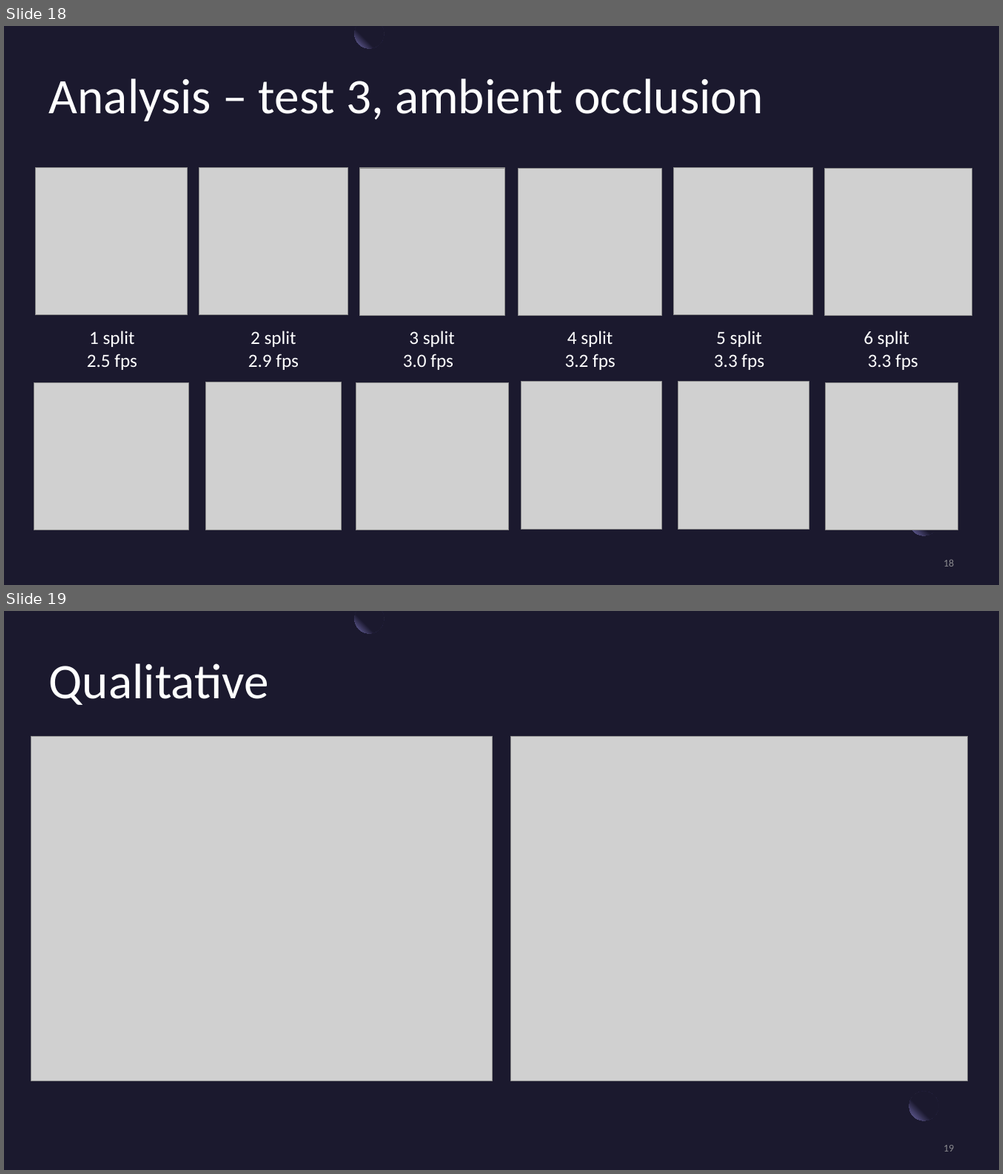
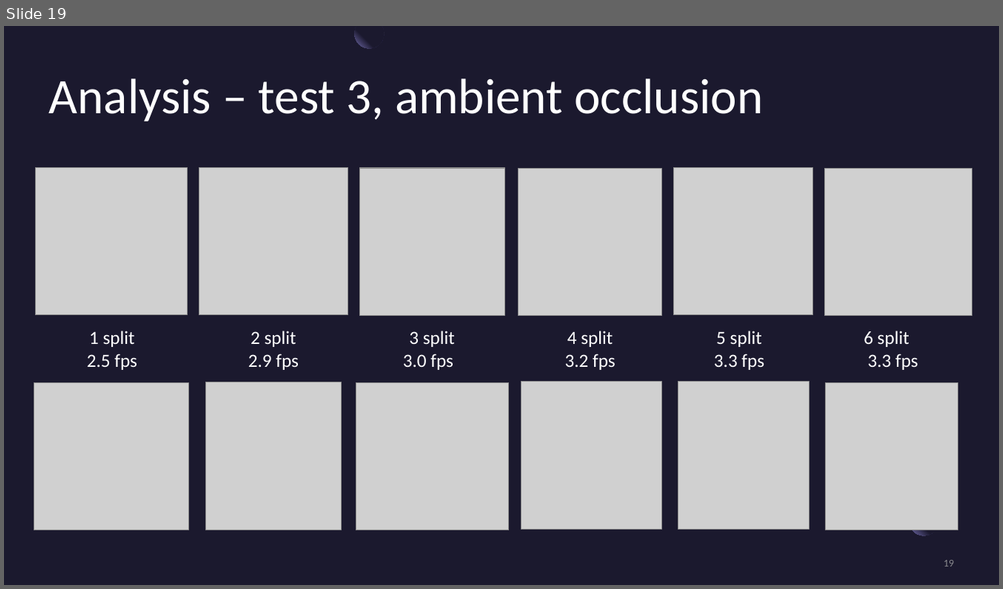
Before and after one commit to jtothec67/Ray-tracer, a slide deck: Presentation Title.pptx. Shown one above the other, each under a label of ours: slides 18 and 19 before the commit, slide 19 after it. The pictures are 1003x1174 and 1003x589 pixels, drawn with LibreOffice and Linux fonts; fonts in the diff are those of the drawing; grey boxes stand for pictures. Boxes give left, top, right and bottom in pixels: in the first picture for what was removed or moved away, otherwise in the second. Text is boxed around its words. In the diff, an @@ line names an element or a change of style, - is before the commit and + after.

```diff
--- a/Presentation Title.pptx
+++ b/Presentation Title.pptx
@@ slide 19 removed at bbox=[4, 611, 999, 1170], background #1B192E; not listed: 2 template elements that a slide beside it also shows @@
@@ freeform shape removed at bbox=[355, 611, 384, 633] @@
@@ title removed at bbox=[49, 664, 269, 705] @@
-Qualitative
@@ picture removed at bbox=[31, 736, 492, 1082] @@
@@ picture removed at bbox=[511, 736, 967, 1082] @@
@@ freeform shape removed at bbox=[848, 760, 983, 896] @@
@@ page number removed at bbox=[943, 1145, 953, 1152] @@
-19
@@ what was slide 18 is now slide 19 @@
@@ page number at bbox=[943, 560, 953, 567]: text changed @@
-18
+19
```
Also in this commit, not shown: 14 slides changed, 1 slide added, 14 other files.
